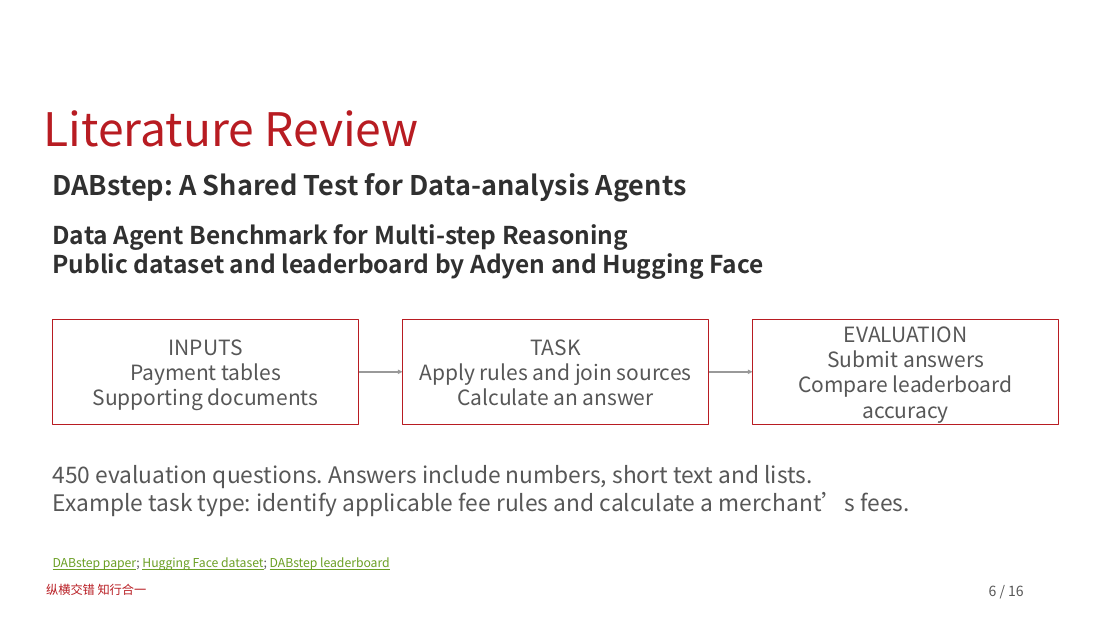
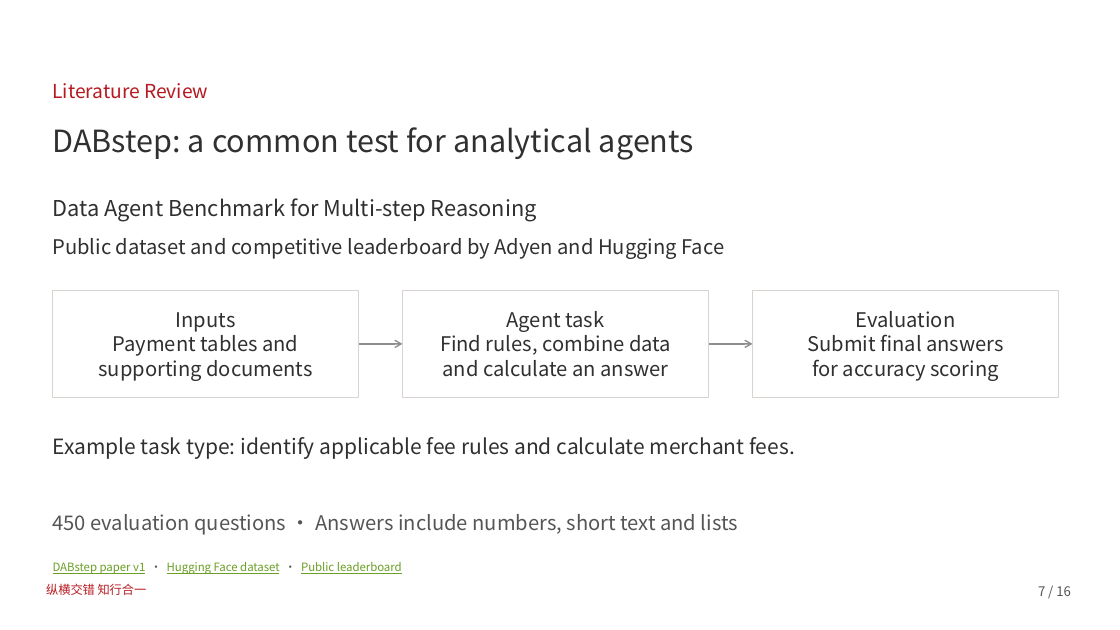
Before and after one commit to dushamishkin/mib-thesis, a slide deck: slide 7 of proposal/defense/Mikhail_Dushkin_Proposal_Defense.pptx (slide 6 before the commit). Drawn at 1120x630 pixels with LibreOffice and Linux fonts; fonts in the diff are those of the drawing; background and template pictures are left out. Boxes give left, top, right and bottom in pixels: in the first picture for what was removed or moved away, otherwise in the second. Text is boxed around its words. In the diff, an @@ line names an element or a change of style, - is before the commit and + after.

```diff
--- a/proposal/defense/Mikhail_Dushkin_Proposal_Defense.pptx
+++ b/proposal/defense/Mikhail_Dushkin_Proposal_Defense.pptx
@@ text "Literature Review": place and size @@
-text "Literature Review" at bbox=[44, 110, 419, 147]
+text "Literature Review" at bbox=[53, 83, 208, 99]
@@ text "Literature Review" at bbox=[53, 83, 208, 99]: size 39.6 to 16.5 pt, text colour #B81C22 to #B71920; line spacing 0.9 to 1; vertical alignment bottom to top @@
@@ text at bbox=[53, 127, 694, 160]: text changed; size 23.2 to 26.2 pt; bold off @@
-DABstep: A Shared Test for Data-analysis Agents
+DABstep: a common test for analytical agents
@@ text added at bbox=[53, 198, 537, 222], 18.8 pt, text #303030 @@
+Data Agent Benchmark for Multi-step Reasoning
@@ text at bbox=[53, 238, 725, 259]: text changed; size 21 to 17.2 pt; bold off @@
-Data Agent Benchmark for Multi-step Reasoning
-Public dataset and leaderboard by Adyen and Hugging Face
+Public dataset and competitive leaderboard by Adyen and Hugging Face
@@ outline #B81C22 1.05 pt to #D9D4CF 0.75 pt in 3 elements at bbox=[52, 291, 359, 397], bbox=[402, 291, 709, 397], bbox=[753, 291, 1060, 397] @@
@@ text in rectangle at bbox=[98, 312, 312, 381]: text changed; size 18 to 17.2 pt; text colour #575757 to #303030 @@
-INPUTS
-Payment tables
-Supporting documents
+Inputs
+Payment tables and
+supporting documents
@@ text in rectangle at bbox=[440, 311, 671, 377]: text changed; size 18 to 17.2 pt; text colour #575757 to #303030 @@
-TASK
-Apply rules and join sources
-Calculate an answer
+Agent task
+Find rules, combine data
+and calculate an answer
@@ text in rectangle at bbox=[807, 311, 1003, 381]: text changed; size 18 to 17.2 pt; text colour #575757 to #303030 @@
-EVALUATION
-Submit answers
-Compare leaderboard accuracy
+Evaluation
+Submit final answers
+for accuracy scoring
@@ arrow (359, 344) - (402, 344): stroke #999999 1.35 pt to #8D8D8D 1.13 pt; arrowheads changed @@
@@ 3 rectangles, 2 arrows: place and size @@
-3 rectangles, 2 arrows at bbox=[52, 319, 1060, 424]
+3 rectangles, 2 arrows at bbox=[52, 291, 1060, 397]
@@ arrow (709, 344) - (753, 344): stroke #999999 1.35 pt to #8D8D8D 1.13 pt; arrowheads changed @@
@@ text at bbox=[53, 437, 795, 459]: text changed; size 19.5 to 18 pt; text colour #575757 to #303030 @@
-450 evaluation questions. Answers include numbers, short text and lists.
-Example task type: identify applicable fee rules and calculate a merchant’s fees.
+Example task type: identify applicable fee rules and calculate merchant fees.
@@ text added at bbox=[53, 514, 738, 535], 17.2 pt, text #555555 @@
+450 evaluation questions · Answers include numbers, short text and lists
@@ text at bbox=[53, 562, 402, 574]: text changed; size 10.5 to 9.8 pt @@
-DABstep paper; Hugging Face dataset; DABstep leaderboard
+DABstep paper v1 · Hugging Face dataset · Public leaderboard
@@ text at bbox=[1038, 586, 1071, 596]: text changed; size 12 to 11.2 pt; text colour #575757 to #555555 @@
-6 / 16
+7 / 16
```
Also in this commit, not shown: 13 other slides changed, 1 slide added, 1 slide removed, 7 other files.
